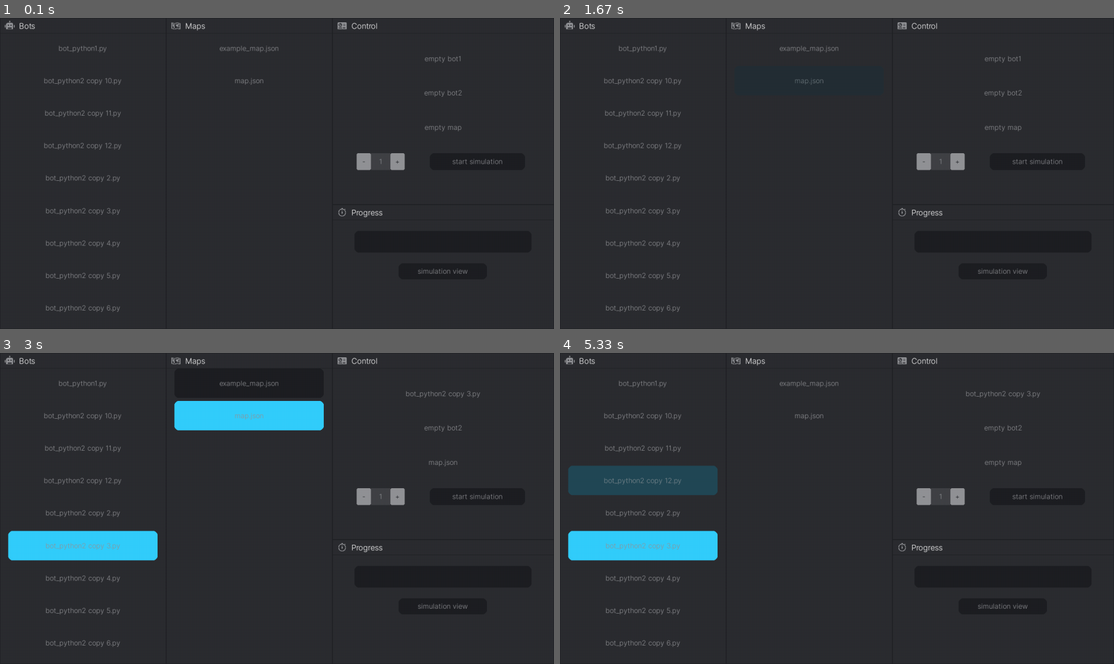
Above: before the commit, frames 1-4 (two rows, left to right).
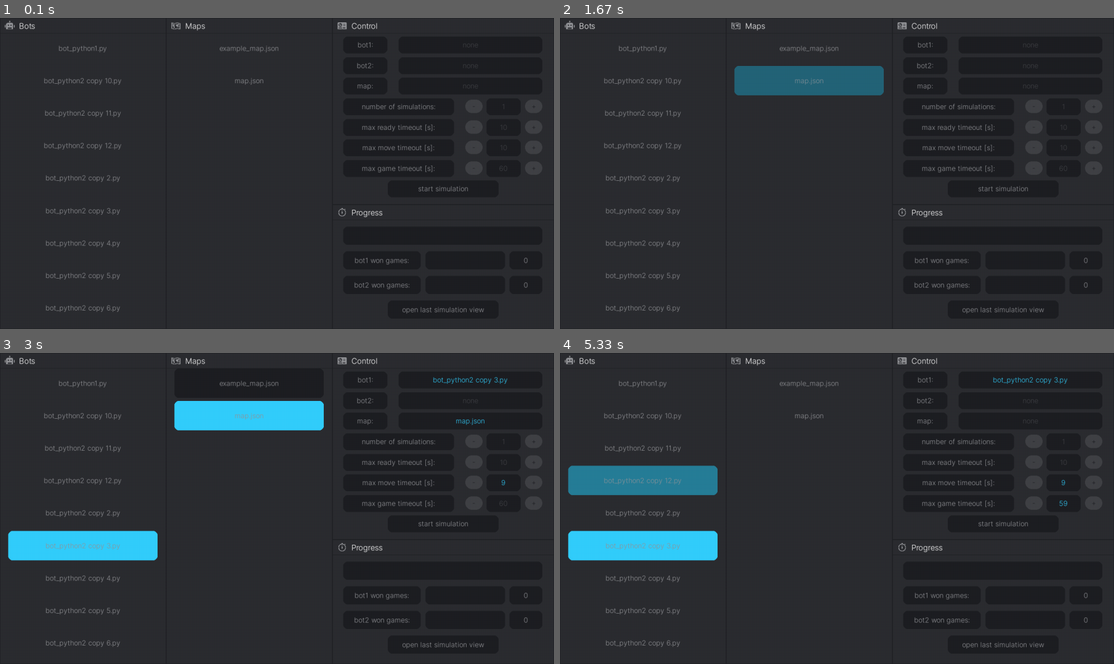
Above: after the commit, the same moments.

Repository: BartoszKruszewski/bot-arena
Game: pygame game, started from main.py
Same seed, same stepped clock (60 frames per second), same inputs: the game is played once before the commit and once after it.
Inputs (mouse positions are in pixels of both pictures, inside the frame that each line leads up to):
- Up to frame 1 (0.1 s): no input
- Up to frame 2 (1.67 s): press the mouse at (704, 176) at 0.37 s; move the mouse to (798, 207) at 0.47 s; release the mouse at (892, 241) at 0.6 s; press the mouse at (704, 176) at 0.7 s; move the mouse to (803, 189) at 0.8 s; release the mouse at (903, 201) at 0.93 s; click (848, 67) at 1.05 s; press the mouse at (848, 67) at 1.37 s; move the mouse to (914, 145) at 1.47 s; release the mouse at (981, 223) at 1.6 s
- Up to frame 3 (3 s): click (188, 405) at 1.72 s; click (476, 483) at 2.05 s; click (470, 570) at 2.38 s; click (121, 542) at 2.72 s
- Up to frame 4 (5.33 s): click (715, 483) at 3.05 s; click (748, 405) at 3.38 s; click (1030, 505) at 3.72 s; click (936, 611) at 4.05 s; click (698, 477) at 5.22 s

The runs differ from the first frame. In frame 1, 1.2% of the frame differs, in the area x 64-96%, y 7-96%; in frame 2, 3.8%; in frame 3, 1.4%; in frame 4, 3.9%, in the area x 1-96%, y 7-96%.

Commit message:
Assign some elements for simulation scene

Diff:
--- a/logs/0.txt
+++ b/logs/0.txt
@@ -1,40 +1,75 @@
-W | F 9 3
+T 8 2 | W
+W | W
+W | S swordsman
+W | T 1 5
+S swordsman | F 4 3
+W | W
+W | F 3 3
+T 6 8 | W
+W | W
+W | S archer
+S swordsman | T 5 3
+W | T 5 1
+W | W
+F 5 7 | T 8 9
+F 5 4 | W
+T 9 0 | T 5 4
+W | T 6 5
+W | W
+W | S archer
 W | W
 W | W
+W | W
+T 0 6 | T 8 7
+S archer | S swordsman
+W | W
+W | W
+W | S archer
+W | W
 S swordsman | W
-W | W
-F 5 5 | W
-S swordsman | F 3 1
-W | W
-T 6 9 | W
-W | F 8 4
-T 0 4 | S swordsman
-S archer | W
-W | T 5 8
-S swordsman | W
-S archer | S archer
-F 8 4 | T 0 6
 W | W
 W | W
 W | W
 W | W
-T 3 2 | T 7 6
-T 0 2 | W
 W | W
-T 7 1 | T 8 2
+W | F 9 5
 W | W
-F 4 9 | F 0 6
-S archer | F 6 6
-T 7 9 | W
+W | T 6 3
+S archer | W
+W | S archer
+W | W
+W | S archer
+F 3 3 | W
+S swordsman | T 2 0
+W | W
+W | W
+W | W
+W | W
+W | S archer
+F 5 2 | W
+W | W
+T 8 7 | W
+T 1 8 | W
+S swordsman | S swordsman
+T 1 2 | W
+W | T 8 6
+F 1 9 | S archer
 W | W
 W | S swordsman
-W | F 2 2
+F 4 1 | S swordsman
+F 9 0 | W
+F 1 1 | W
+F 3 2 | W
 W | W
-T 1 3 | T 5 0
-W | T 3 4
-W | T 9 6
-W | F 0 3
+W | T 7 9
+S swordsman | S swordsman
+F 0 9 | W
+W | S archer
+T 7 8 | W
+S swordsman | S archer
+T 7 7 | W
+T 0 3 | W
 W | W
-T 6 2 | W
 W | W
-F 6 0 | S swordsman
+W | S swordsman
+W | T 8 1
--- a/packages/gui/gui_objects/gui_element.py
+++ b/packages/gui/gui_objects/gui_element.py
@@ -6,8 +6,8 @@
 from pygame.draw import rect as draw_rect
 from packages.gui.const import GUI_COLORS, ROUNDED_RADIUS, MAX_HOVER_TIME
 
-def easeInOutCubic(x):
-    return 4 * x * x * x if x < 0.5 else 1 - (-2 * x + 2) ** 3 / 2
+def ease(x):
+    return 1 - (1 - x) * (1 - x)
 
 class GUIElement(GUIobject, ABC):
     def __init__(self, pos: tuple[float, float], size: tuple[float, float], **kwargs):
@@ -24,7 +24,7 @@
         else:
             self.hover_time -= dt
         self.hover_time = min(max(self.hover_time, 0), MAX_HOVER_TIME)
-        self.properties['hover_intense'] = easeInOutCubic(self.hover_time / MAX_HOVER_TIME)
+        self.properties['hover_intense'] = ease(self.hover_time / MAX_HOVER_TIME)
 
     def render(self) -> Surface:
         surf = Surface(self.real_size, SRCALPHA)
--- a/packages/gui/gui_objects/number_field.py
+++ b/packages/gui/gui_objects/number_field.py
@@ -6,36 +6,39 @@
 
 class NumberField(Window):
     def __init__(self, pos: tuple[float, float], size: tuple[float, float], **kwargs):
+        ratio = size[1] / size[0]
         super().__init__(
             [
                 Button(
-                    (0, 0), (0.3, 1),
-                    background_color = GUI_COLORS['text'],
+                    (0, 0.1), (ratio * 0.8, 0.8),
+                    background_color = GUI_COLORS['button'],
                     on_click = self.decrement,
-                    rounded = 3,
+                    rounded = 20,
                     text = '-',
                     text_color = GUI_COLORS['background2']
 
                 ),
                 InputField(
-                    (0.3, 0), (0.4, 1),
+                    (ratio * 0.8 + 0.05, 0), (1 - 2 * ratio * 0.8 - 0.1, 1),
                     text = str(kwargs.get('default', 0)),
                     filter = self.number_filter,
                     id = str(self),
-                    rounded = 0,
-
+                    rounded = 10,
+                    background_color = GUI_COLORS['background2'],
                 ),
                 Button(
-                    (0.7, 0), (0.3, 1),
-                    background_color = GUI_COLORS['text'],
+                    (1 - ratio * 0.8, 0.1), (ratio * 0.8, 0.8),
+                    background_color = GUI_COLORS['button'],
                     on_click = self.increment,
-                    rounded = 3,
+                    rounded = 20,
                     text = '+',
                     text_color = GUI_COLORS['background2']
                 )
             ], pos, size, **kwargs)
 
+
         self.properties['interval'] = self.properties.get('interval', 1)
+        self.properties['default'] = str(kwargs.get('default', 0))
         self.properties['minimum'] = self.properties.get('minimum', None)
         self.properties['maximum'] = self.properties.get('maximum', None)
 
@@ -63,3 +66,7 @@
     def update(self, dt):
         super().update(dt)
         self.properties['text'] = self.sub_objects[1].properties['text']
+        if self.properties['text'] == self.properties['default']:
+            self.sub_objects[1].properties['text_color'] = self.properties.get('default_color', GUI_COLORS['button'])
+        else:
+            self.sub_objects[1].properties['text_color'] = self.properties.get('active_color', GUI_COLORS['active'])
--- a/packages/gui/scenes/simulation_scene.py
+++ b/packages/gui/scenes/simulation_scene.py
@@ -8,6 +8,9 @@
 
 PROPORTION1 = 0.6
 PROPORTION2 = 0.6
+
+CONTROLS_GAP1 = 0.02
+CONTROLS_GAP2 = 0.06
 
 class SimulationSceneManager(AbstractSceneManager):
     def load_scene(self, scene_functions):
@@ -31,18 +34,68 @@
                     icon='map'
                 ),
                 Window([
-                        Text((0, 0.1), (1, 0.1), text = "empty bot1", id='bot1'),
-                        Text((0, 0.3), (1, 0.1), text = "empty bot2", id='bot2'),
-                        Text((0, 0.5), (1, 0.1), text = "empty map", id='map'),
-                        NumberField(
-                            (0.11, 0.7), (0.22, 0.1),
+                        Text((0.05, CONTROLS_GAP1), (0.2, 0.1), text = "bot1:", background_color = GUI_COLORS['blocked']),
+                        Text(
+                            (0.3, CONTROLS_GAP1), (0.65, 0.1),
+                            text = "none", id='bot1',
+                            background_color = GUI_COLORS['blocked'],
+                            text_color = GUI_COLORS['button']
+                        ),
+
+                        Text((0.05, CONTROLS_GAP1 * 2 + 0.1), (0.2, 0.1), text = "bot2:", background_color = GUI_COLORS['blocked']),
+                        Text(
+                            (0.3, CONTROLS_GAP1 * 2 + 0.1), (0.65, 0.1),
+                            text = "none", id='bot2',
+                            background_color = GUI_COLORS['blocked'],
+                            text_color = GUI_COLORS['button']
+                        ),
+
+                        Text((0.05, CONTROLS_GAP1 * 3 + 0.2), (0.2, 0.1), text = "map:", background_color = GUI_COLORS['blocked']),
+                        Text(
+                            (0.3, CONTROLS_GAP1 * 3 + 0.2), (0.65, 0.1),
+                            text = "none", id='map',
+                            background_color = GUI_COLORS['blocked'],
+                            text_color = GUI_COLORS['button']
+                        ),
+
+                        Text((0.05, CONTROLS_GAP1 * 4 + 0.3), (0.5, 0.1), text = "number of simulations:", background_color = GUI_COLORS['blocked']),
+                        NumberField(
+                            (0.6, CONTROLS_GAP1 * 4 + 0.3), (0.35, 0.1),
                             id='number_of_games',
                             minimum = 1,
                             maximum = 100,
                             default = 1,
                         ),
+
+                        Text((0.05, CONTROLS_GAP1 * 5 + 0.4), (0.5, 0.1), text = "max ready timeout [s]:", background_color = GUI_COLORS['blocked']),
+                        NumberField(
+                            (0.6, CONTROLS_GAP1 * 5 + 0.4), (0.35, 0.1),
+                            id='ready_timeout',
+                            minimum = 1,
+                            maximum = 100,
+                            default = 10,
+                        ),
+
+                        Text((0.05, CONTROLS_GAP1 * 6 + 0.5), (0.5, 0.1), text = "max move timeout [s]:", background_color = GUI_COLORS['blocked']),
+                        NumberField(
+                            (0.6, CONTROLS_GAP1 * 6 + 0.5), (0.35, 0.1),
+                            id='move_timeout',
+                            minimum = 1,
+                            maximum = 100,
+                            default = 10,
+                        ),
+
+                        Text((0.05, CONTROLS_GAP1 * 7 + 0.6), (0.5, 0.1), text = "max game timeout [s]:", background_color = GUI_COLORS['blocked']),
+                        NumberField(
+                            (0.6, CONTROLS_GAP1 * 7 + 0.6), (0.35, 0.1),
+                            id='game_timeout',
+                            minimum = 1,
+                            maximum = 100,
+                            default = 60,
+                        ),
+
                         Button(
-                            (0.44, 0.7), (0.43, 0.1),
+                            (0.25, CONTROLS_GAP1 * 8 + 0.7), (0.5, 0.1),
                             on_click = self.run_simulation,
                             text = 'start simulation',
                             blocked = True,
@@ -55,13 +108,25 @@
                 ),
                 Window([
                         ProgressBar(
-                            (0.1, 0.1), (0.8, 0.2),
+                            (0.05, CONTROLS_GAP2), (0.9, 0.1 / PROPORTION2),
                             id = 'progress_bar',
                         ),
+                        Text((0.05, CONTROLS_GAP2 * 2 + 0.1 / PROPORTION2), (0.35, 0.1 / PROPORTION2), text = "bot1 won games:", background_color = GUI_COLORS['blocked']),
+                        ProgressBar(
+                            (0.42, CONTROLS_GAP2 * 2 + 0.1 / PROPORTION2), (0.36, 0.1 / PROPORTION2),
+                            id = 'bot1_won_progress_bar',
+                        ),
+                        Text((0.8, CONTROLS_GAP2 * 2 + 0.1 / PROPORTION2), (0.15, 0.1 / PROPORTION2), text = "0", background_color = GUI_COLORS['blocked']),
+                        Text((0.05, CONTROLS_GAP2 * 3 + 0.2 / PROPORTION2), (0.35, 0.1 / PROPORTION2), text = "bot2 won games:", background_color = GUI_COLORS['blocked']),
+                        ProgressBar(
+                            (0.42, CONTROLS_GAP2 * 3 + 0.2 / PROPORTION2), (0.36, 0.1 / PROPORTION2),
+                            id = 'bot2_won_progress_bar',
+                        ),
+                        Text((0.8, CONTROLS_GAP2 * 3 + 0.2 / PROPORTION2), (0.15, 0.1 / PROPORTION2), text = "0", background_color = GUI_COLORS['blocked']),
                         Button(
-                            (0.3, 0.4), (0.4, 0.15),
+                            (0.25, CONTROLS_GAP2 * 4 + 0.3 / PROPORTION2), (0.5, 0.1 / PROPORTION2),
                             on_click = scene_functions['game'],
-                            text = 'simulation view',
+                            text = 'open last simulation view',
                             args = (),
                             blocked = True,
                             id='start_view_button',
@@ -76,21 +141,27 @@
 
     def add_bot(self, active_buttons):
         if len(active_buttons) == 0:
-            self.scene.send_info('bot1', 'text', 'empty bot1')
-            self.scene.send_info('bot2', 'text', 'empty bot2')
+            self.scene.send_info('bot1', 'text', "none")
+            self.scene.send_info('bot1', 'text_color', GUI_COLORS['button'])
+            self.scene.send_info('bot2', 'text', "none")
         elif len(active_buttons) == 1:
             self.scene.send_info('bot1', 'text', active_buttons[0])
-            self.scene.send_info('bot2', 'text', 'empty bot2')
+            self.scene.send_info('bot2', 'text', "none")
+            self.scene.send_info('bot2', 'text_color', GUI_COLORS['button'])
+            self.scene.send_info('bot1', 'text_color', GUI_COLORS['active'])
         elif len(active_buttons) == 2:
             self.scene.send_info('bot1', 'text', active_buttons[0])
             self.scene.send_info('bot2', 'text', active_buttons[1])
+            self.scene.send_info('bot2', 'text_color', GUI_COLORS['active'])
         self.update_start_button()
 
     def add_map(self, active_buttons):
         if len(active_buttons) == 0:
-            self.scene.send_info('map', 'text', 'empty map')
+            self.scene.send_info('map', 'text', "none")
+            self.scene.send_info('map', 'text_color', GUI_COLORS['button'])
         elif len(active_buttons) == 1:
             self.scene.send_info('map', 'text', active_buttons[0])
+            self.scene.send_info('map', 'text_color', GUI_COLORS['active'])
         self.update_start_button()
 
     def set_progress_bar_state(self, state):
@@ -101,11 +172,19 @@
         bot2 = self.scene.get_info('bot2', 'text')
         map = self.scene.get_info('map', 'text')
         number_of_games = int(self.scene.get_info('number_of_games', 'text'))
+        ready_timeout = int(self.scene.get_info('ready_timeout', 'text'))
+        move_timeout = int(self.scene.get_info('move_timeout', 'text'))
+        game_timeout = int(self.scene.get_info('game_timeout', 'text'))
 
         self.progress = 0
 
         def run_thread():
-            play(bot1, bot2, 1, map)
+            res = play(
+                bot1, bot2, 1, map,
+                ready_timeout,
+                move_timeout,
+                game_timeout
+            )
             self.progress += 1
             self.set_progress_bar_state(self.progress / number_of_games)
             if self.progress < number_of_games:
@@ -123,7 +202,7 @@
         bot2 = self.scene.get_info('bot2', 'text')
         map = self.scene.get_info('map', 'text')
         self.scene.send_info('start_simulation_button', 'blocked', any((
-            bot1 == 'empty bot1',
-            bot2 == 'empty bot2',
-            map == 'empty map',
+            bot1 == "none",
+            bot2 == "none",
+            map == "none",
         )))
